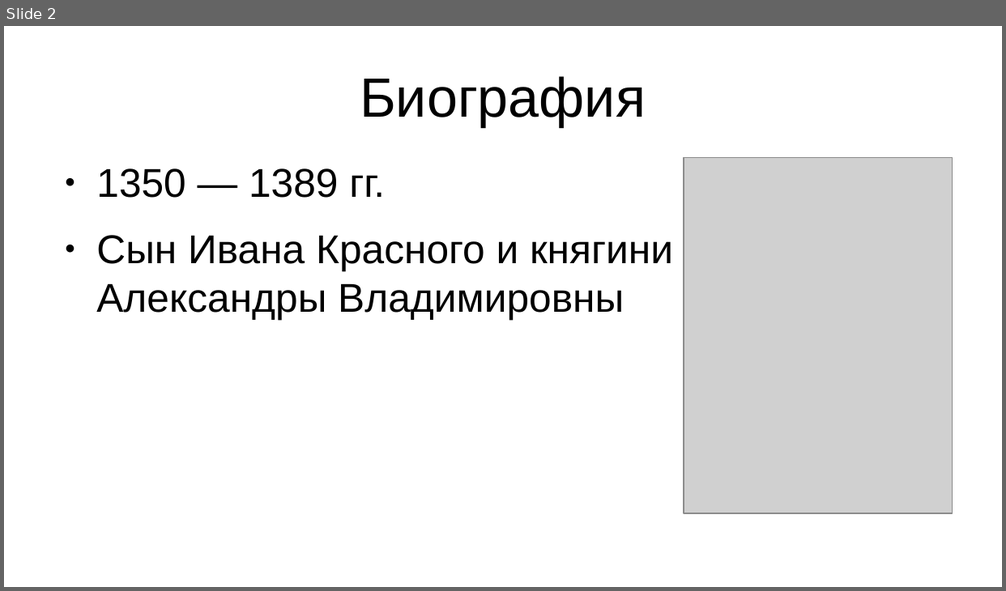
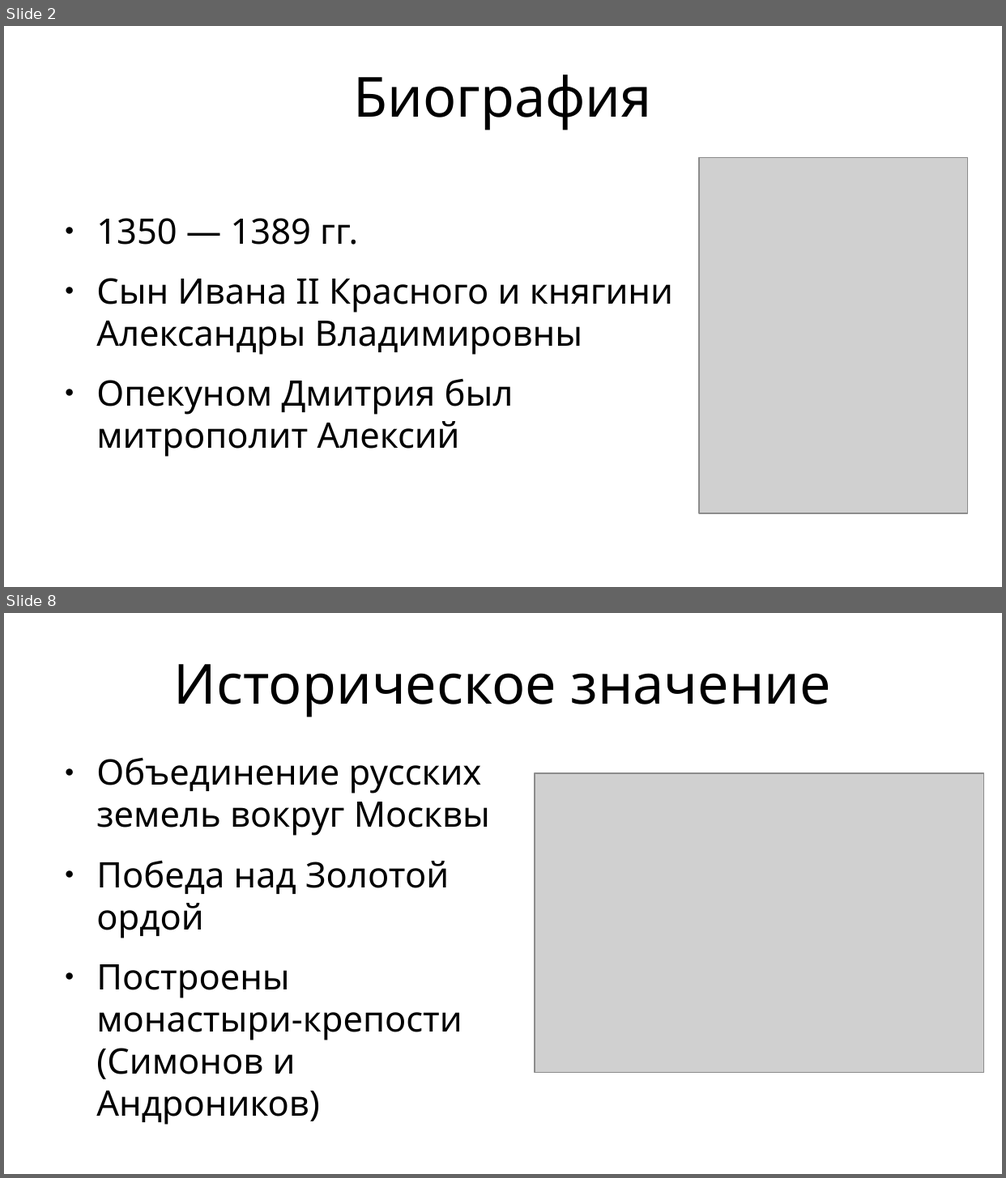
Before and after one commit to Astolfo-femboy-UwU/urban-octo-barnacle, a slide deck: История/Дмитрий Донской.pptx. Shown one above the other, each under a label of ours: slide 2 before the commit, slides 2 and 8 after it; the slides between them are not shown. The pictures are 1006x591 and 1006x1178 pixels, drawn with LibreOffice and Linux fonts; fonts in the diff are those of the drawing; grey boxes stand for pictures. Boxes give left, top, right and bottom in pixels: in the first picture for what was removed or moved away, otherwise in the second. Text is boxed around its words. In the diff, an @@ line names an element or a change of style, - is before the commit and + after.

```diff
--- a/История/Дмитрий Донской.pptx
+++ b/История/Дмитрий Донской.pptx
@@ slide 8 added at (4, 613, 1002, 1174), background #FFFFFF @@
@@ title added at (174, 664, 832, 717), 44 pt, text #000000 @@
+Историческое значение
@@ text added at (96, 757, 490, 1125), 28 pt, text #000000 @@
+● Объединение русских земель вокруг Москвы
+● Победа над Золотой ордой
+● Построены монастыри-крепости (Симонов и Андроников)
@@ picture added at (535, 773, 984, 1073) @@
@@ slide 2 changed as well @@
@@ title "Биография" at (353, 75, 652, 130): font Arial to Noto Sans @@
@@ text "1350 — 1389 гг." at (96, 218, 673, 457): vertical alignment top to middle @@
@@ picture: place and size @@
-picture at (684, 157, 953, 514)
+picture at (700, 157, 968, 514)
@@ text at (96, 218, 358, 245): size 32 to 28 pt, font Arial to Noto Sans in "1350 — 1389 гг." @@
@@ text at (96, 278, 673, 457): text changed; size 32 to 28 pt; font Arial to Noto Sans @@
-● Сын Ивана Красного и княгини Александры Владимировны
+● Сын Ивана II Красного и княгини Александры Владимировны
+● Опекуном Дмитрия был митрополит Алексий
```
Also in this commit, not shown: 1 other slide changed, 6 other slides added, 5 slides removed, 3 other files.
